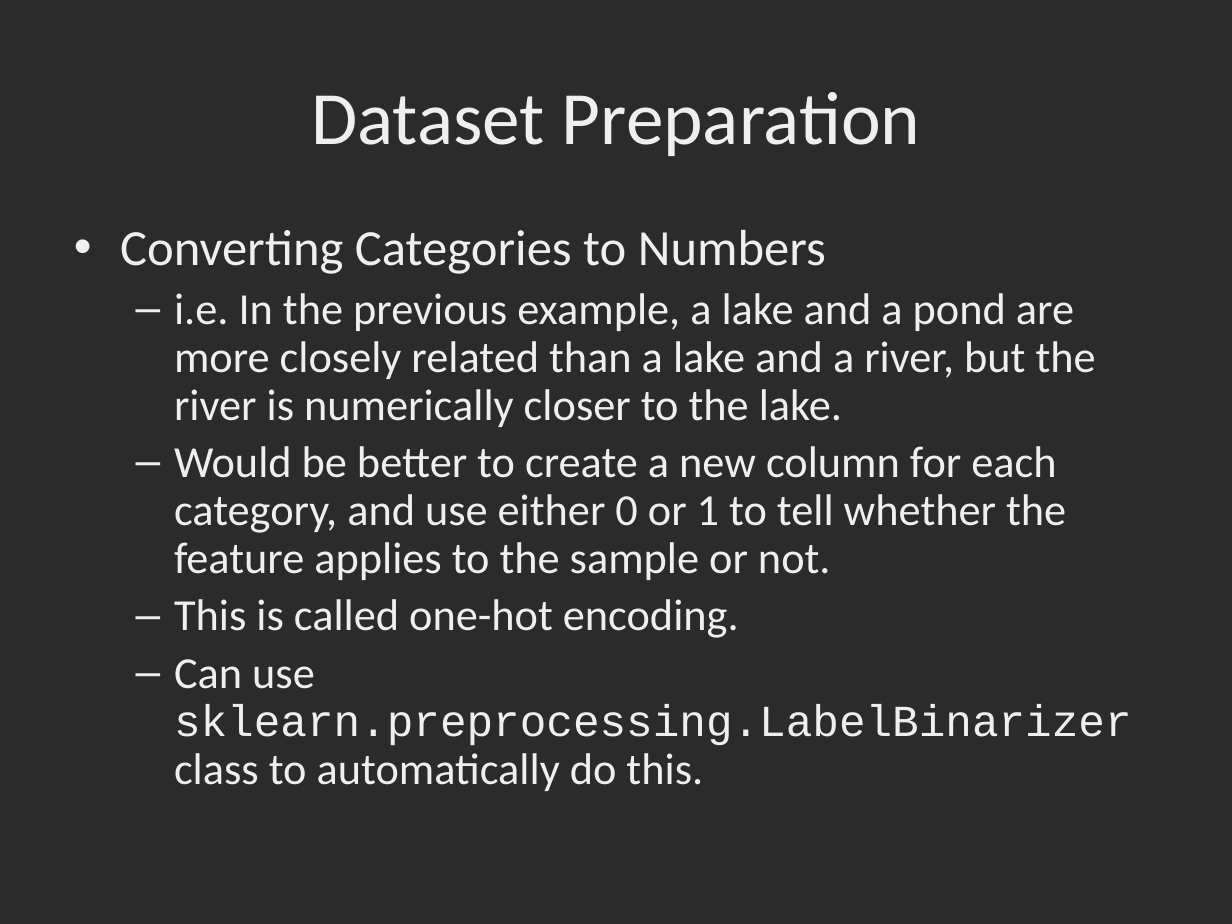
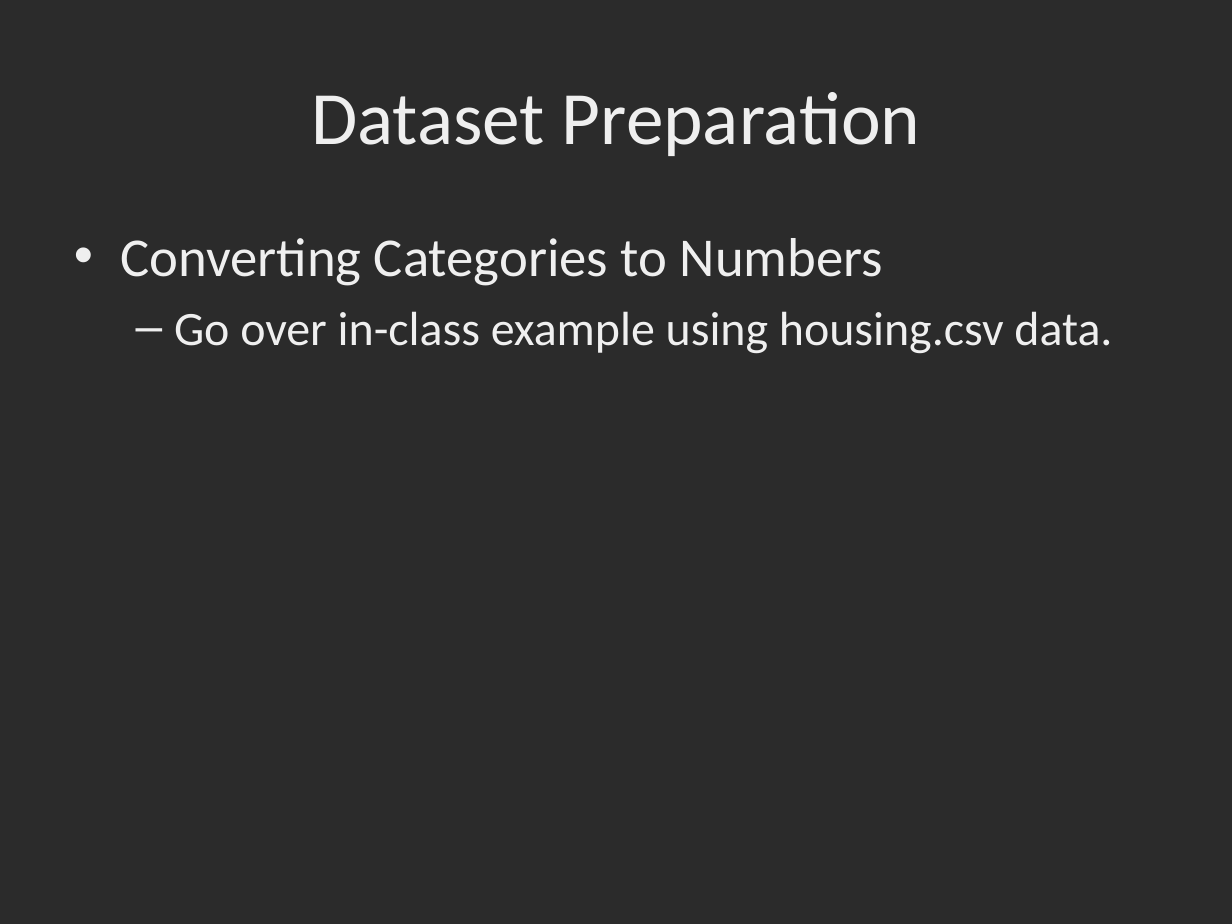
Before and after one commit to dbowmans46/PracticalProgramming, a slide deck: slide 145 of Session 7 - Python/Instructional Material/Session 7 - Python Brief Intro to Machine Learning with Scikit Learn.odp (slide 149 before the commit). Drawn at 1232x924 pixels with LibreOffice and Linux fonts; fonts in the diff are those of the drawing; background and template pictures are left out; a plain dark background stands for a picture behind light text. Boxes give left, top, right and bottom in pixels: in the first picture for what was removed or moved away, otherwise in the second. Text is boxed around its words. In the diff, an @@ line names an element or a change of style, - is before the commit and + after.

Commit message:
String category encoding slides and example code added.  Started slides on adding missing data.

```diff
--- a/Session 7 - Python/Instructional Material/Session 7 - Python Brief Intro to Machine Learning with Scikit Learn.odp
+++ b/Session 7 - Python/Instructional Material/Session 7 - Python Brief Intro to Machine Learning with Scikit Learn.odp
@@ text at [120,238,883,286]: size 29.6 to 32 pt in "Converting Categories to Numbers"; line spacing 0.9 to 1 @@
@@ text at [174,311,1112,354]: text changed; size 25.9 to 28 pt @@
-  – i.e. In the previous example, a lake and a pond are more closely related than a lake and a river, but the river is numerically closer to the lake.
-  – Would be better to create a new column for each category, and use either 0 or 1 to tell whether the feature applies to the sample or not.
-  – This is called one-hot encoding.
-  – Can use sklearn.preprocessing.LabelBinarizer class to automatically do this.
+  – Go over in-class example using housing.csv data.
```
Also in this commit, not shown: 8 other slides changed, 5 slides added, 1 slide removed, 1 other file.
